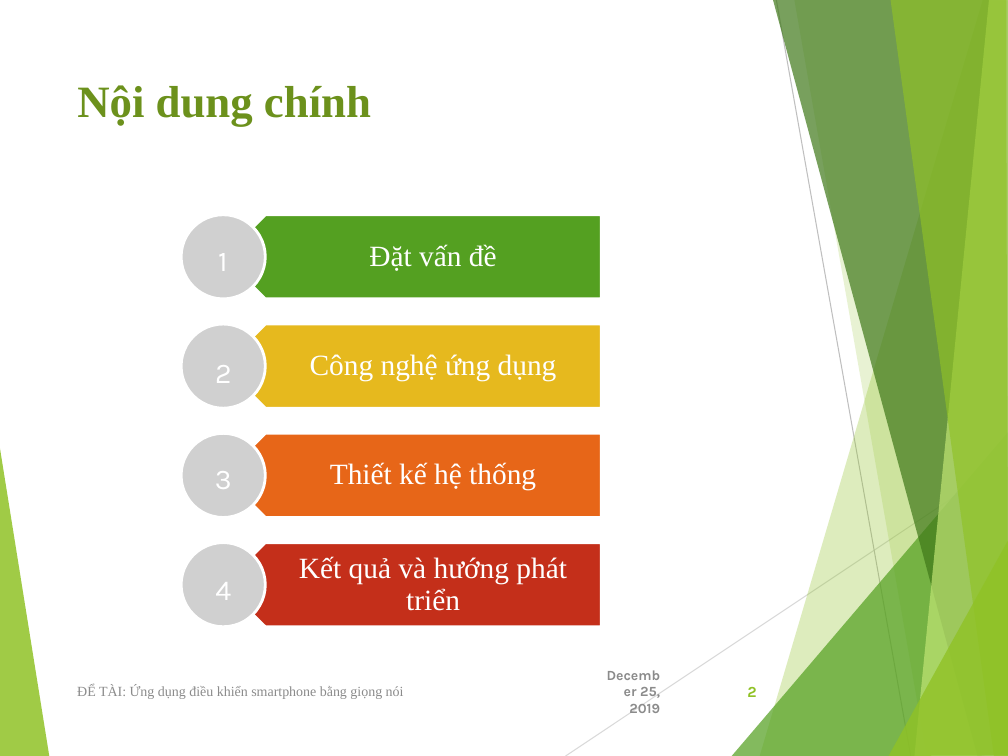
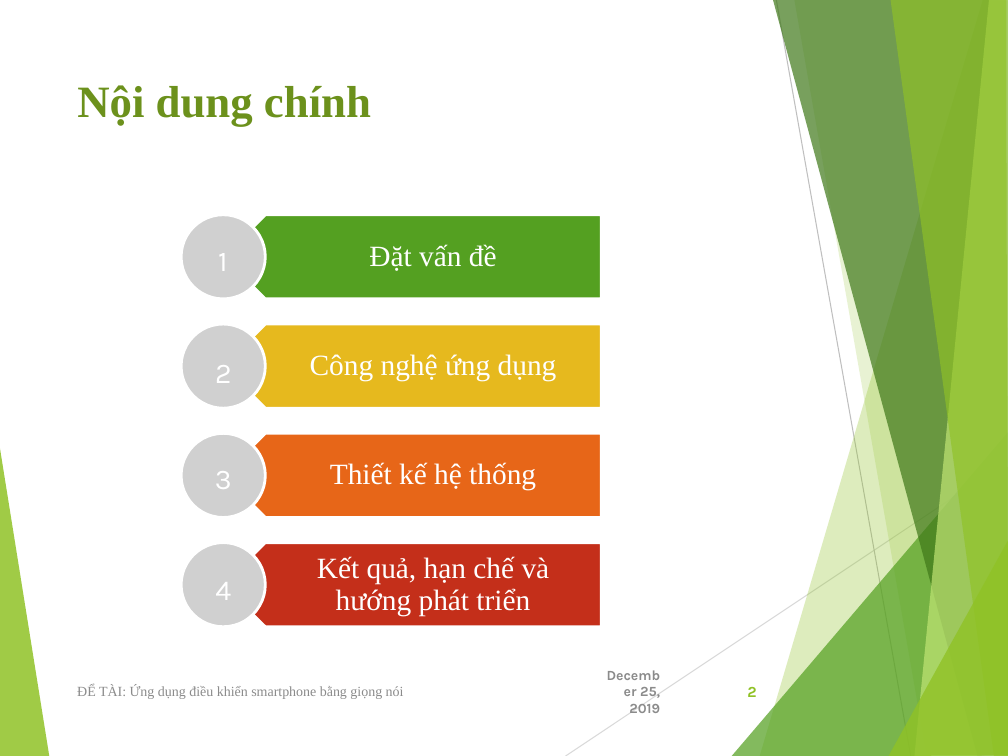
Before and after one commit to viet97/doandocs, a slide deck: slide 2 of DATN_Presentation.pptx. Drawn at 1008x756 pixels with LibreOffice and Linux fonts; fonts in the diff are those of the drawing; grey boxes stand for pictures. Boxes give left, top, right and bottom in pixels: in the first picture for what was removed or moved away, otherwise in the second. Text is boxed around its words. In the diff, an @@ line names an element or a change of style, - is before the commit and + after.

```diff
--- a/DATN_Presentation.pptx
+++ b/DATN_Presentation.pptx
@@ text at bbox=[317, 556, 550, 616]: text changed @@
-Kết quả và hướng phát triển
+Kết quả, hạn chế và hướng phát triển
```
Also in this commit, not shown: 11 other slides changed, 1 slide added, 1 other file.
